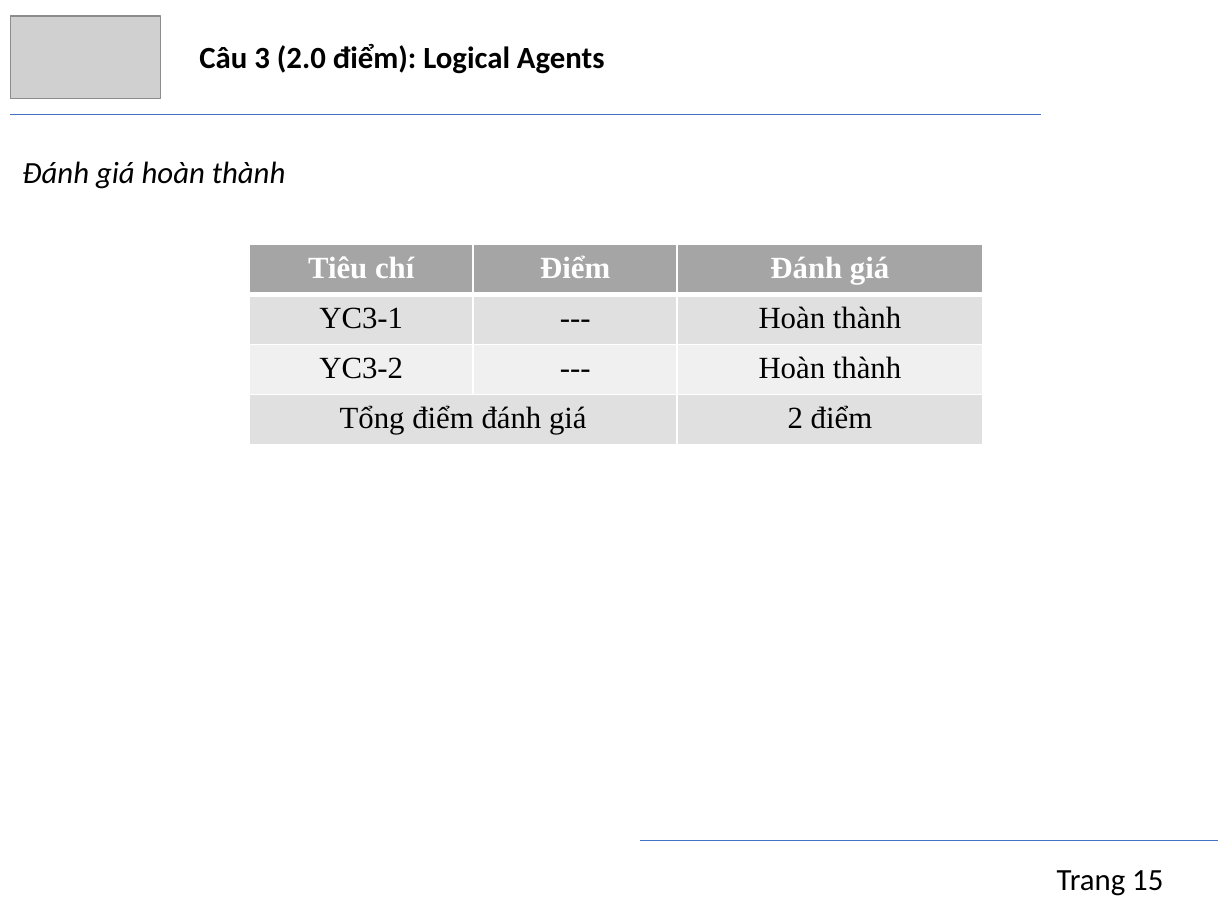
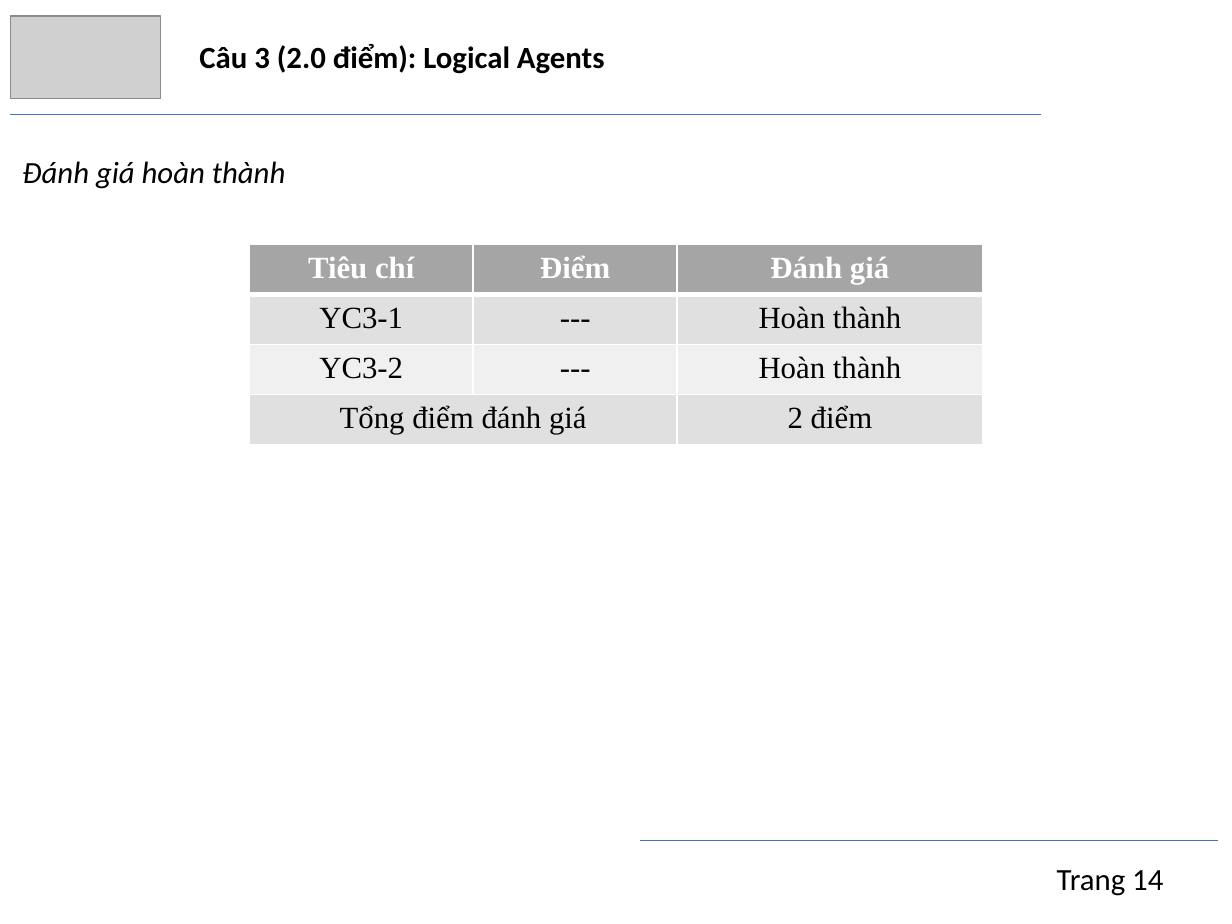
Before and after one commit to trngbro/AI, a slide deck: slide 14 of present/final/presentation.pptx. Drawn at 1232x924 pixels with LibreOffice and Linux fonts; fonts in the diff are those of the drawing; grey boxes stand for pictures. Boxes give left, top, right and bottom in pixels: in the first picture for what was removed or moved away, otherwise in the second. Text is boxed around its words. In the diff, an @@ line names an element or a change of style, - is before the commit and + after.

```diff
--- a/present/final/presentation.pptx
+++ b/present/final/presentation.pptx
@@ text at box(1057, 870, 1163, 896): text changed @@
-Trang 15
+Trang 14
```
Also in this commit, not shown: 20 other slides changed, 1 other file.
